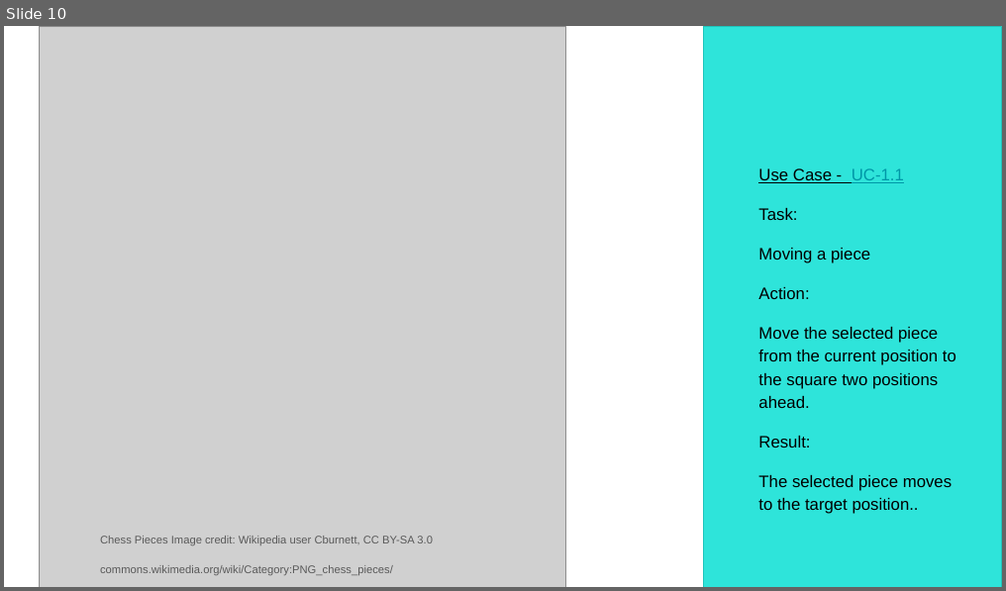
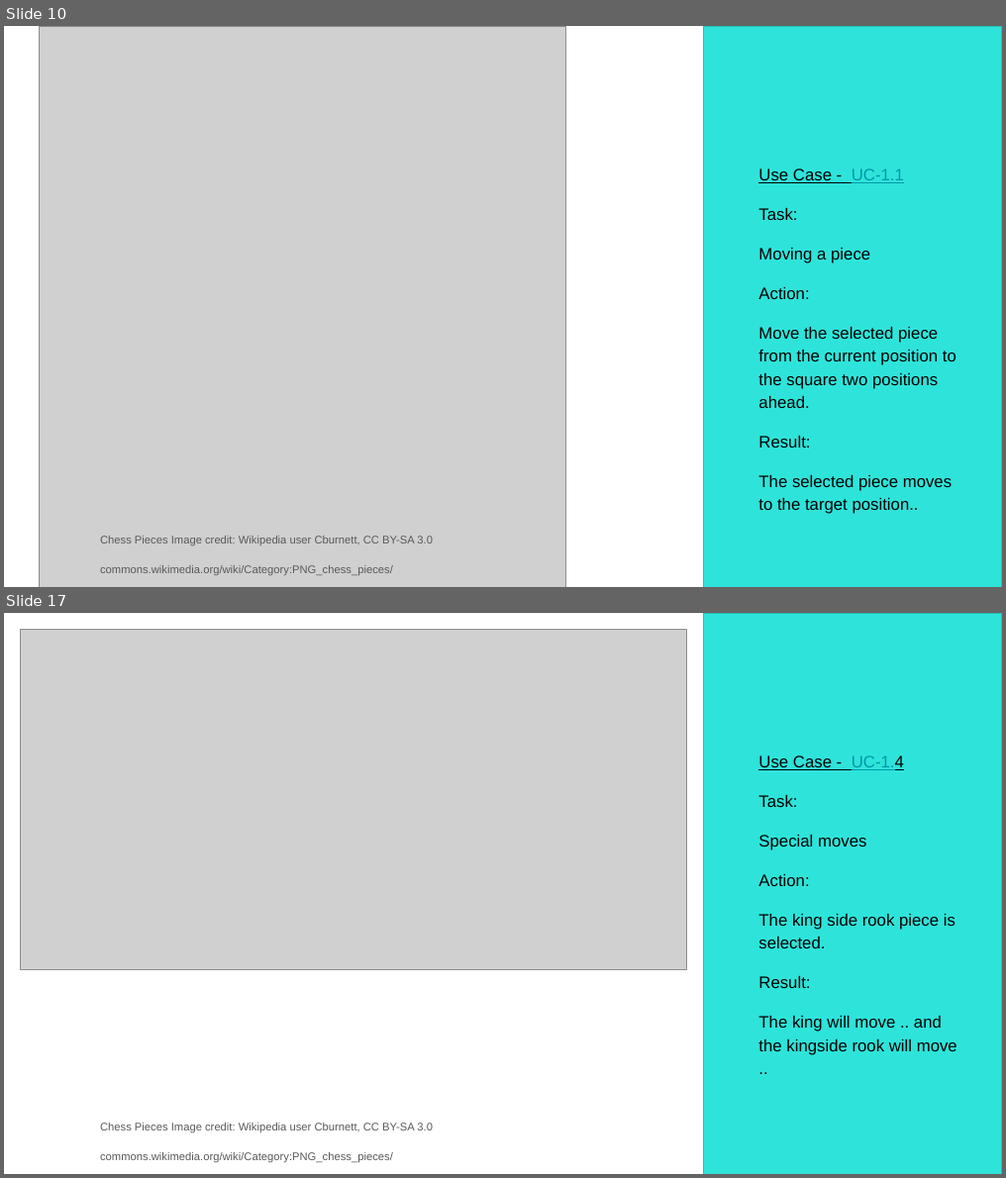
Before and after one commit to Skadoot/GP9, a slide deck: docs/ui_spec/UI-Spec-Pres-GP9.pptx. Shown one above the other, each under a label of ours: slide 10 before the commit, slides 10 and 17 after it; the slides between them are not shown. The pictures are 1006x591 and 1006x1178 pixels, drawn with LibreOffice and Linux fonts; fonts in the diff are those of the drawing; grey boxes stand for pictures. Boxes give left, top, right and bottom in pixels: in the first picture for what was removed or moved away, otherwise in the second. Text is boxed around its words. In the diff, an @@ line names an element or a change of style, - is before the commit and + after.

```diff
--- a/docs/ui_spec/UI-Spec-Pres-GP9.pptx
+++ b/docs/ui_spec/UI-Spec-Pres-GP9.pptx
@@ slide 17 added at box(4, 613, 1002, 1174), background #FFFFFF @@
@@ picture added at box(21, 630, 687, 970) @@
@@ rectangle added at box(704, 614, 1002, 1174), fill #2EE4DA, outline #1FC5BC 0.75 pt @@
@@ text added at box(758, 756, 957, 1056), 12 pt, text #000000 @@
+Use Case - UC-1.4
+Task:
+Special moves
+Action:
+The king side rook piece is selected.
+Result:
+The king will move .. and the kingside rook will move ..
@@ text added at box(100, 1123, 433, 1163), 8 pt, text #595959 @@
+Chess Pieces Image credit: Wikipedia user Cburnett, CC BY-SA 3.0
+commons.wikimedia.org/wiki/Category:PNG_chess_pieces/
```
Also in this commit, not shown: 11 slides changed, 2 other slides added, 6 other files.
